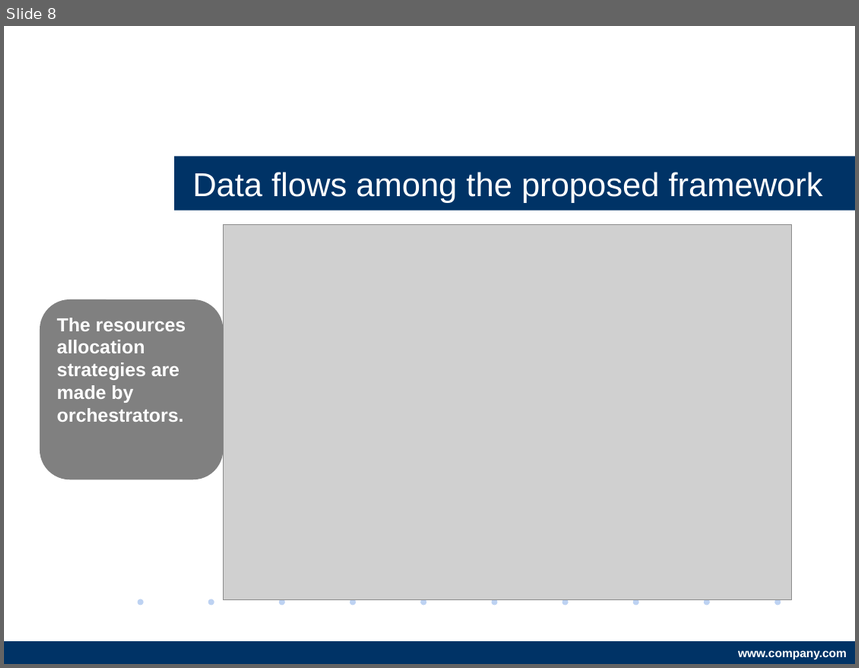
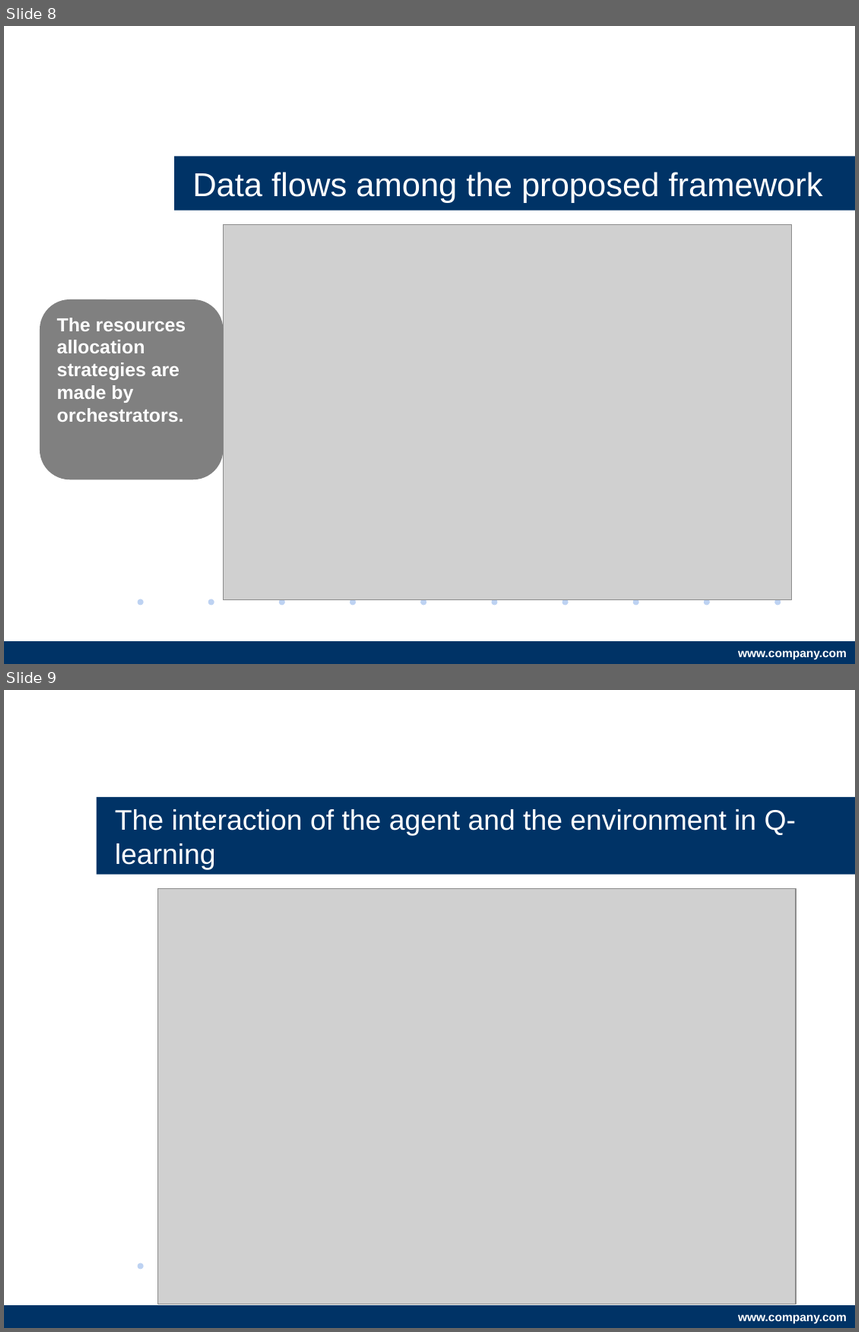
Before and after one commit to s1042992/Presentation_hscc, a slide deck: Deep Q-Learning Aided Networking, Caching, and Computing Resources Allocation in Software-Defined Satellite-Terrestrial Networks.pptx. Shown one above the other, each under a label of ours: slide 8 before the commit, slides 8 and 9 after it. The pictures are 859x668 and 859x1332 pixels, drawn with LibreOffice and Linux fonts; fonts in the diff are those of the drawing; grey boxes stand for pictures; background and template pictures are left out. Boxes give left, top, right and bottom in pixels: in the first picture for what was removed or moved away, otherwise in the second. Text is boxed around its words. In the diff, an @@ line names an element or a change of style, - is before the commit and + after.

```diff
--- a/Deep Q-Learning Aided Networking, Caching, and Computing Resources Allocation in Software-Defined Satellite-Terrestrial Networks.pptx
+++ b/Deep Q-Learning Aided Networking, Caching, and Computing Resources Allocation in Software-Defined Satellite-Terrestrial Networks.pptx
@@ slide 9 added at (4, 690, 855, 1328), background #FFFFFF; not listed: 3 template elements that a slide beside it also shows @@
@@ title added at (97, 797, 855, 875), fill #003366, 24 pt, text #FFFFFF @@
+The interaction of the agent and the environment in Q-learning
@@ picture added at (158, 888, 797, 1305) @@
```
Also in this commit, not shown: 1 slide changed, 12 other slides added.
